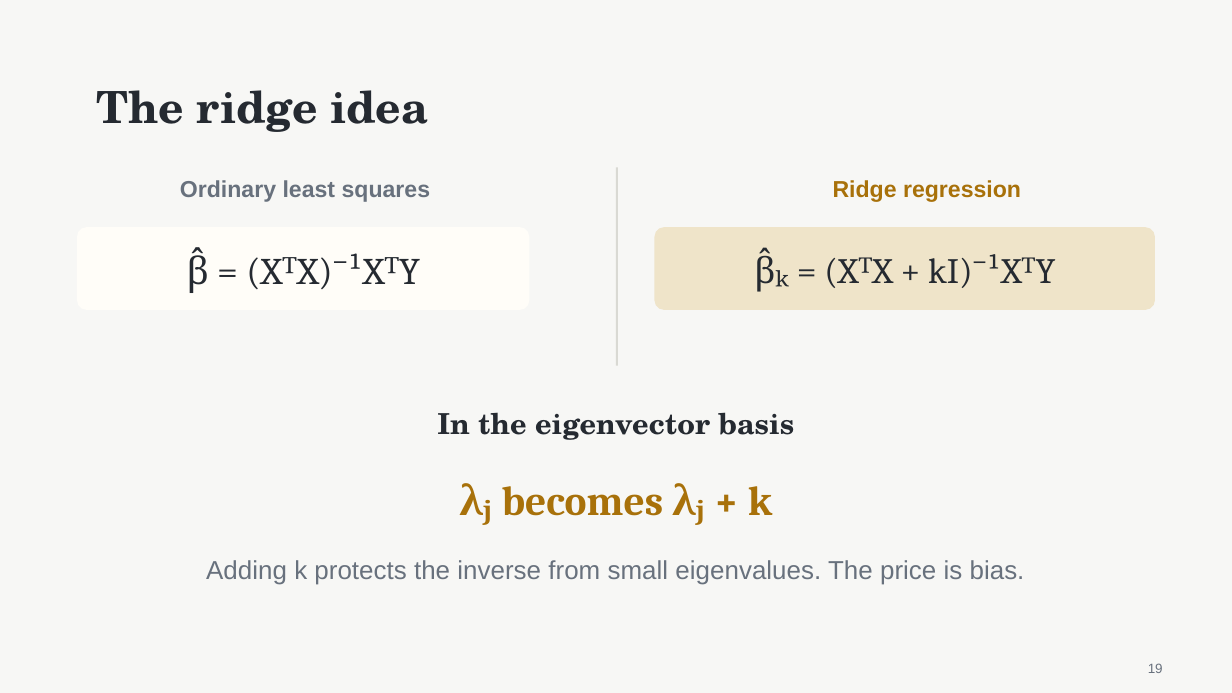
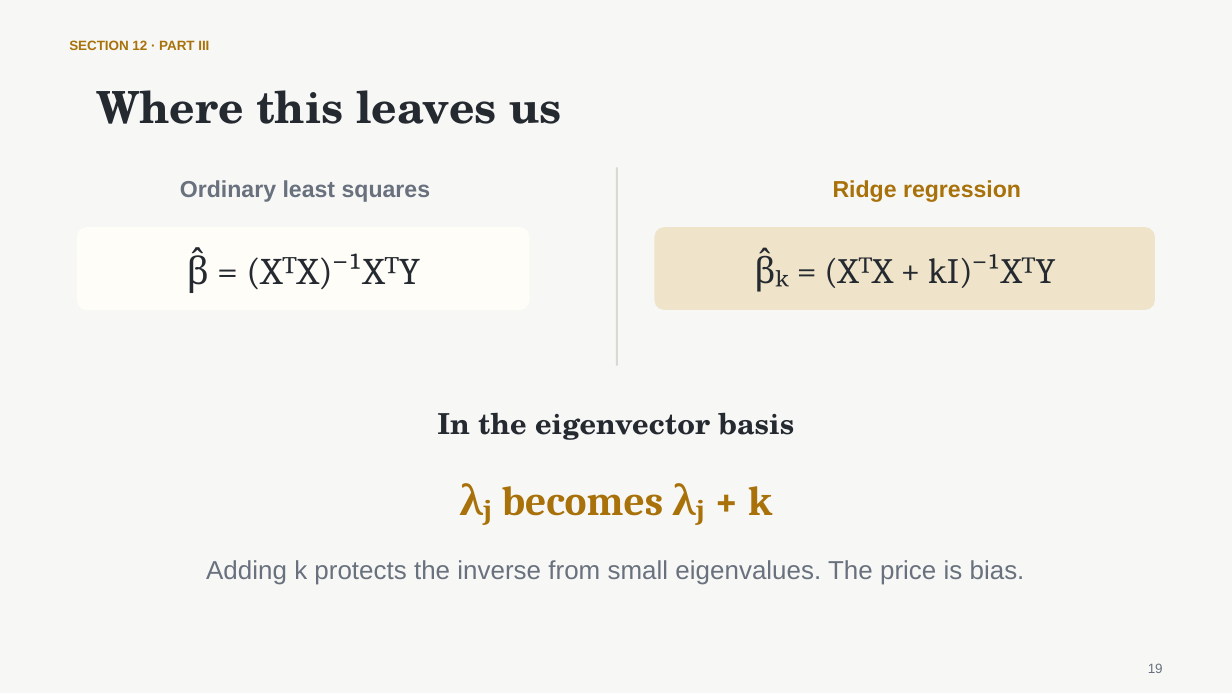
Before and after one commit to nurdauletakhanov/ReadingLab, a slide deck: slide 19 of public/slides/session-0-least-squares-foundations.pptx. Drawn at 1232x693 pixels with LibreOffice and Linux fonts; fonts in the diff are those of the drawing. Boxes give left, top, right and bottom in pixels: in the first picture for what was removed or moved away, otherwise in the second. Text is boxed around its words. In the diff, an @@ line names an element or a change of style, - is before the commit and + after.

Commit message:
Align Session 0 slides with tutorial sections

```diff
--- a/public/slides/session-0-least-squares-foundations.pptx
+++ b/public/slides/session-0-least-squares-foundations.pptx
@@ text added at (69, 40, 209, 50), 10.5 pt, text #A8710A, bold @@
+SECTION 12 · PART III
@@ text at (96, 90, 561, 124): text changed @@
-The ridge idea
+Where this leaves us
```
Also in this commit, not shown: 16 other slides changed, 4 slides added, 4 slides removed, 1 other file.
